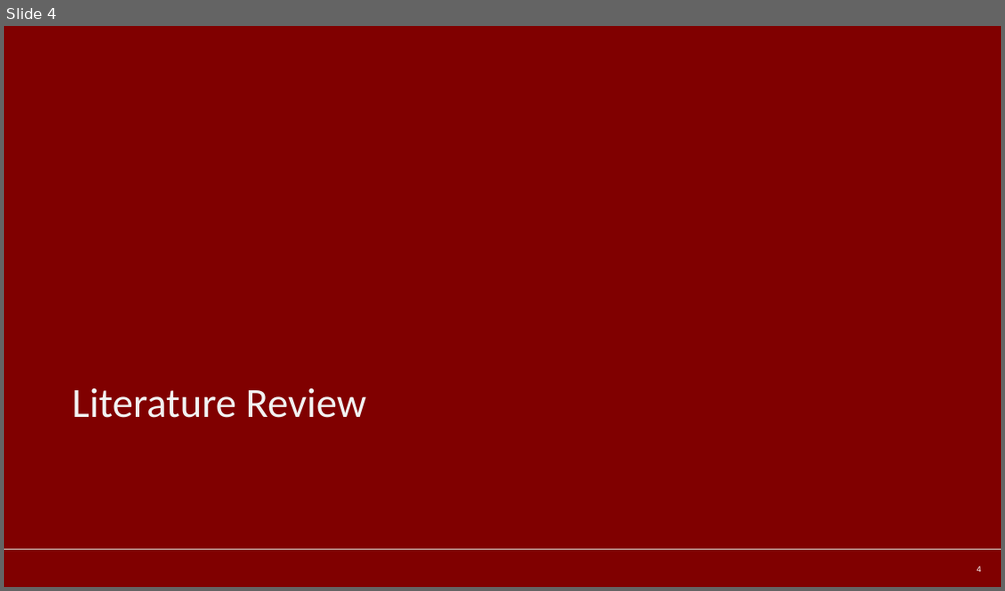
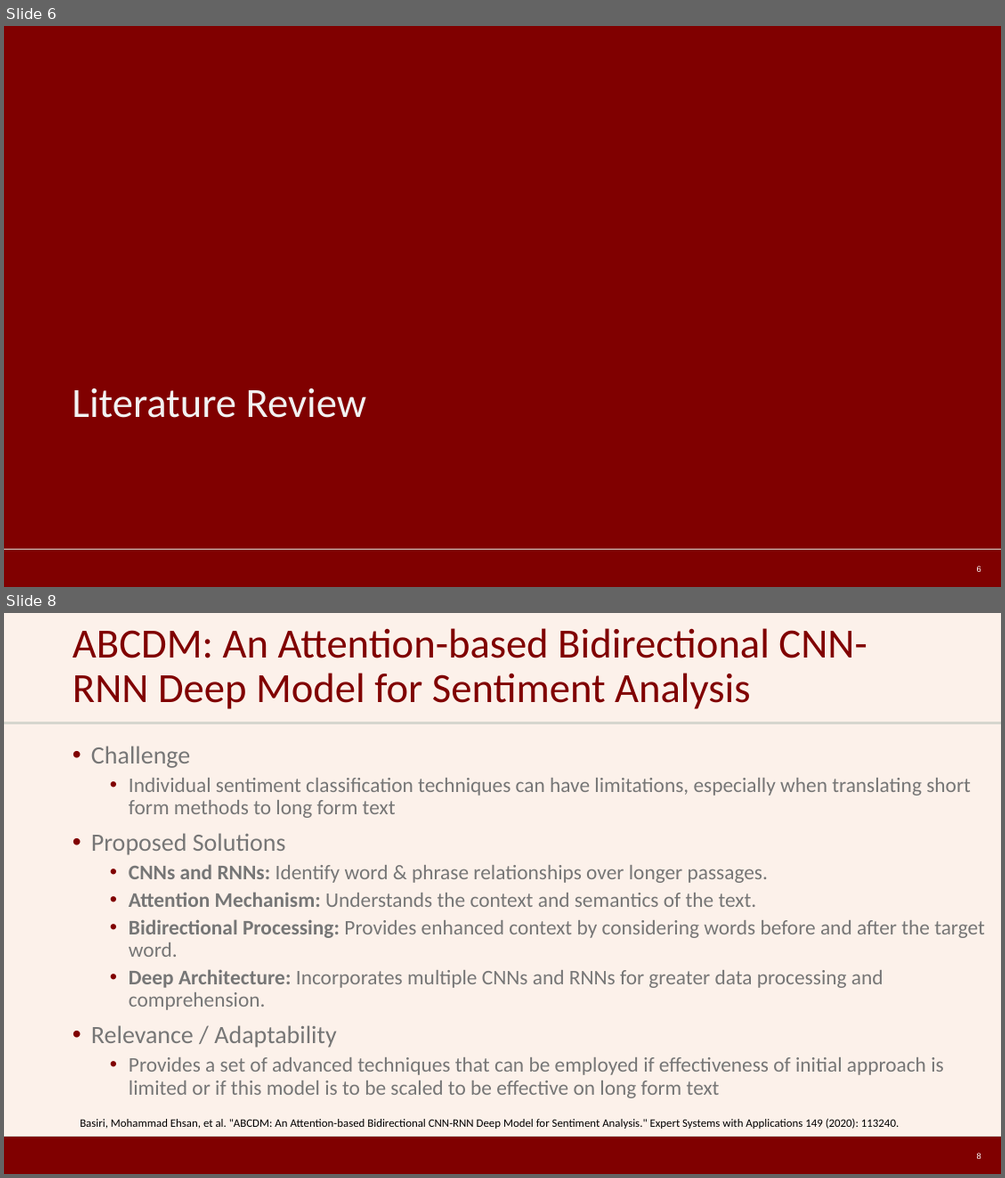
Before and after one commit to allenpavlovich/uchicago-lnm-project, a slide deck: reports/presentations/Uchicago_LNM_Twitter_Sentiment_Unformatted.pptx. Shown one above the other, each under a label of ours: slide 4 before the commit, slides 6 and 8 after it; the slides between them are not shown. The pictures are 1005x591 and 1005x1178 pixels, drawn with LibreOffice and Linux fonts; fonts in the diff are those of the drawing; background and template pictures are left out. Boxes give left, top, right and bottom in pixels: in the first picture for what was removed or moved away, otherwise in the second. Text is boxed around its words. In the diff, an @@ line names an element or a change of style, - is before the commit and + after.

```diff
--- a/reports/presentations/Uchicago_LNM_Twitter_Sentiment_Unformatted.pptx
+++ b/reports/presentations/Uchicago_LNM_Twitter_Sentiment_Unformatted.pptx
@@ slide 8 added at [4,613,1001,1174], background #FBE5D6 at 50% opacity; not listed: 3 template elements that a slide beside it also shows @@
@@ title added at [73,628,866,709], 40 pt, text #800000 @@
+ABCDM: An Attention-based Bidirectional CNN-RNN Deep Model for Sentiment Analysis
@@ text added at [91,746,985,1098], 20 pt, text #767676 @@
+• Challenge
+  • Individual sentiment classification techniques can have limitations, especially when translating short form methods to long form text
+• Proposed Solutions
+  • CNNs and RNNs: Identify word & phrase relationships over longer passages.
+  • Attention Mechanism: Understands the context and semantics of the text.
+  • Bidirectional Processing: Provides enhanced context by considering words before and after the target word.
+  • Deep Architecture: Incorporates multiple CNNs and RNNs for greater data processing and comprehension.
+• Relevance / Adaptability
+  • Provides a set of advanced techniques that can be employed if effectiveness of initial approach is limited or if this model is to be scaled to be effective on long form text
@@ text added at [80,1118,898,1128], 11 pt, text #000000 @@
+Basiri, Mohammad Ehsan, et al. "ABCDM: An Attention-based Bidirectional CNN-RNN Deep Model for Sentiment Analysis." Expert Systems with Applications 149 (2020): 113240.
@@ page number added at [977,1152,981,1159], 8 pt, text #FFFFFF @@
+8
@@ what was slide 4 is now slide 6 @@
@@ page number at [977,565,981,572]: text changed @@
-4
+6
```
Also in this commit, not shown: 1 slide changed, 11 other slides added.
